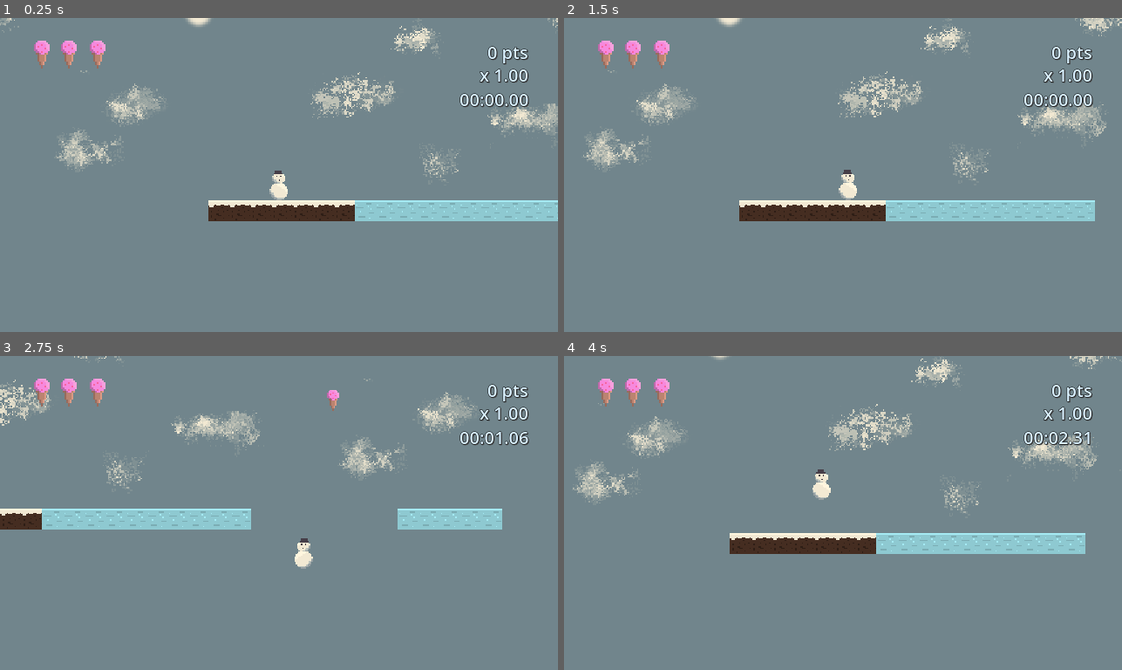
Above: before the commit, frames 1-4 (two rows, left to right).
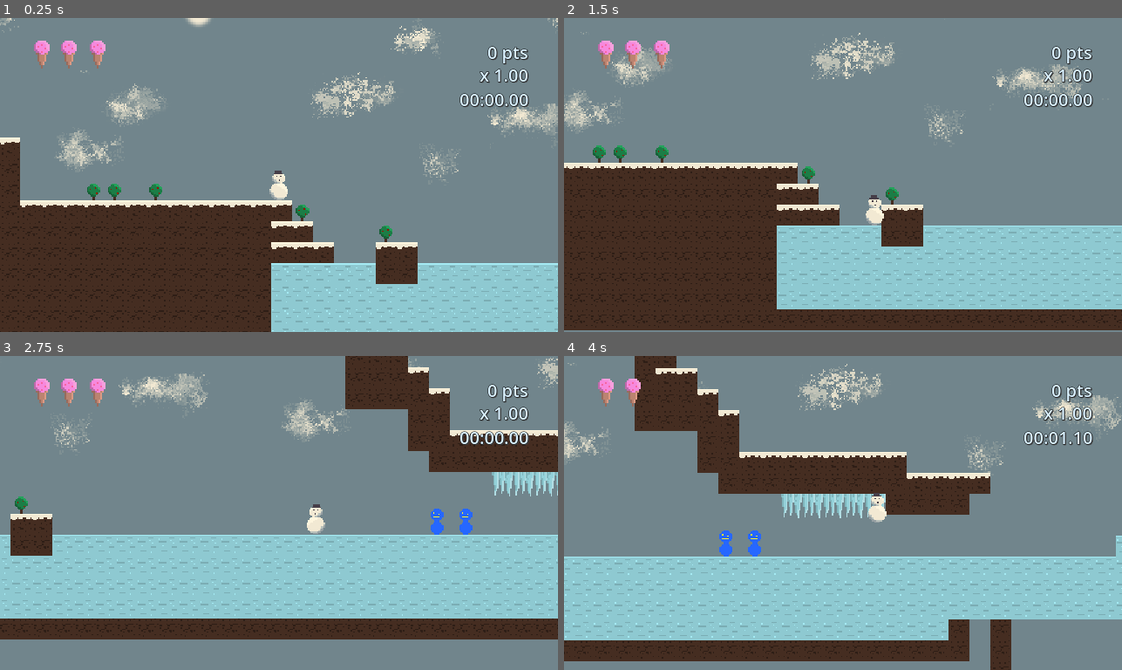
Above: after the commit, the same moments.

Repository: streebree/slickmode
Game: Godot game, scene res://scenes/areas/area.tscn
Same seed, same stepped clock (60 frames per second), same inputs: the game is played once before the commit and once after it. Before the commit the project starts from res://scenes/areas/area2.tscn.
Inputs (mouse positions are in pixels of both pictures, inside the frame that each line leads up to):
- Up to frame 1 (0.25 s): no input
- Up to frame 2 (1.5 s): tap Enter (start) at 0.5, 0.8, 1.35 s; move the mouse to (965, 159) at 0.52 s; hold Right (ui_right) from 0.53 s (still down); tap Shift (run) at 0.6 s; click (965, 159) at 0.67 s; tap Space (ui_accept) at 0.77 s; move the mouse to (731, 190) at 1.27 s
- Up to frame 3 (2.75 s): tap Space (ui_accept) at 1.52 s; tap Shift (run) at 1.55, 2.1 s; move the mouse to (334, 443) at 2.02 s; release Right (ui_right) at 2.03 s; hold Left (ui_left) from 2.03 s (still down); tap Enter (start) at 2.3 s
- Up to frame 4 (4 s): move the mouse to (815, 575) at 2.77 s; release Left (ui_left) at 2.78 s; hold Right (ui_right) from 2.78 s (still down); tap Enter (start) at 2.85, 3.8 s; click (815, 575) at 2.92 s; tap Space (ui_accept) at 3.02, 3.77 s; tap Shift (run) at 3.05 s; move the mouse to (1010, 560) at 3.52 s; tap F at 3.6 s

The runs differ from the first frame. In frame 1, 37% of the frame differs, in the area x 0-100%, y 38-100%; in frame 2, 51%, in the area x 0-100%, y 0-100%; in frame 3, 49%; in frame 4, 51%.

Commit message:
Set abilities based on level

Diff:
--- a/slick-game/node-test.gd
+++ b/slick-game/node-test.gd
@@ -1 +1,20 @@
 extends Node2D
+
+@export var level_name = "level1"
+# Set the player's abilities for this level.
+func _ready() -> void:
+	if level_name == "level1":
+		StateManager.raise("give_abilities", {
+			has_jacket = false,
+			can_dash = true
+		})
+	elif level_name == "level2":
+		StateManager.raise("give_abilities", {
+			has_jacket = true,
+			can_dash = false
+		})
+	elif level_name == "level3":
+		StateManager.raise("give_abilities", {
+			has_jacket = true,
+			can_dash = true
+		})
--- a/slick-game/project.godot
+++ b/slick-game/project.godot
@@ -11,7 +11,7 @@
 [application]
 
 config/name="SlickGame"
-run/main_scene="uid://dvg7dlwjq6olc"
+run/main_scene="uid://cwwet1fh8wq47"
 config/features=PackedStringArray("4.6", "GL Compatibility")
 boot_splash/stretch_mode=4
 config/icon="res://icon.svg"
--- a/slick-game/scenes/areas/area.tscn
+++ b/slick-game/scenes/areas/area.tscn
@@ -252,6 +252,7 @@
 level_a_rank = 3000.0
 level_b_rank = 2000.0
 level_c_rank = 1000.0
+next_level_name = "res://scenes/areas/area2.tscn"
 
 [node name="LevelEnd" parent="." unique_id=1730276792 instance=ExtResource("19_2ij62")]
 position = Vector2(2894, -34)
--- a/slick-game/scenes/areas/area2.tscn
+++ b/slick-game/scenes/areas/area2.tscn
@@ -104,6 +104,7 @@
 
 [node name="Node2D" type="Node2D" unique_id=1625689784]
 script = ExtResource("1_13o7w")
+level_name = "level2"
 
 [node name="TileMapLayer" type="TileMapLayer" parent="." unique_id=977616795]
 tile_map_data = PackedByteArray("AADu//3/AAAAAAAAAADt//3/AAAAAAAAAADs//3/AAAAAAAAAADv//3/AAAAAAAAAADw//3/AAAAAAAAAADx// …(352 unchanged characters)…
--- a/slick-game/scenes/snowman.gd
+++ b/slick-game/scenes/snowman.gd
@@ -11,6 +11,7 @@
 
 @export var checkpoint_position = Vector2(0, 0)
 @export var has_jacket = false
+@export var can_dash = false
 
 var ice_collision_count = 0
 var prev_x_velocity = 0
@@ -48,8 +49,12 @@
 func _ready() -> void:
 	StateManager.listen("health_update", Callable(self, "on_health_update"))
 	StateManager.listen("take_damage", Callable(self, "on_take_damage"))
+	StateManager.listen("give_abilities", Callable(self, "on_give_abilities"))
 
 func start_dash(direction):
+	if not can_dash:
+		return
+
 	dash_duration_current = dash_duration
 	if direction == 0:
 		if looking_direction > 0:
@@ -265,6 +270,10 @@
 func on_health_update(health):
 	pass
 
+func on_give_abilities(abilities):
+	has_jacket = abilities.has_jacket
+	can_dash = abilities.can_dash
+
 #func take_damage(delta_x_from_enemy_hit):
 	#health -= 1
 	#StateManager.raise("health_update", health)
